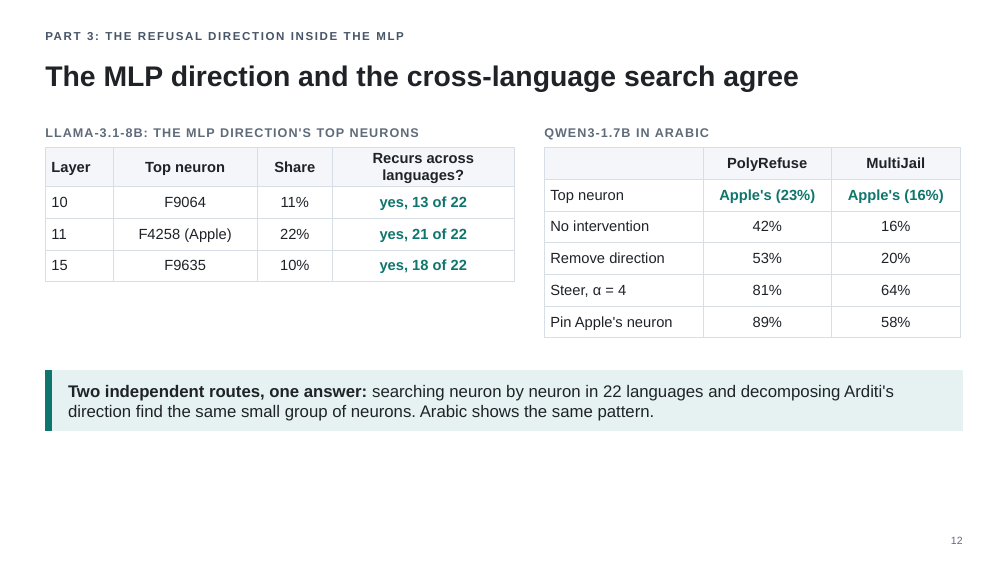
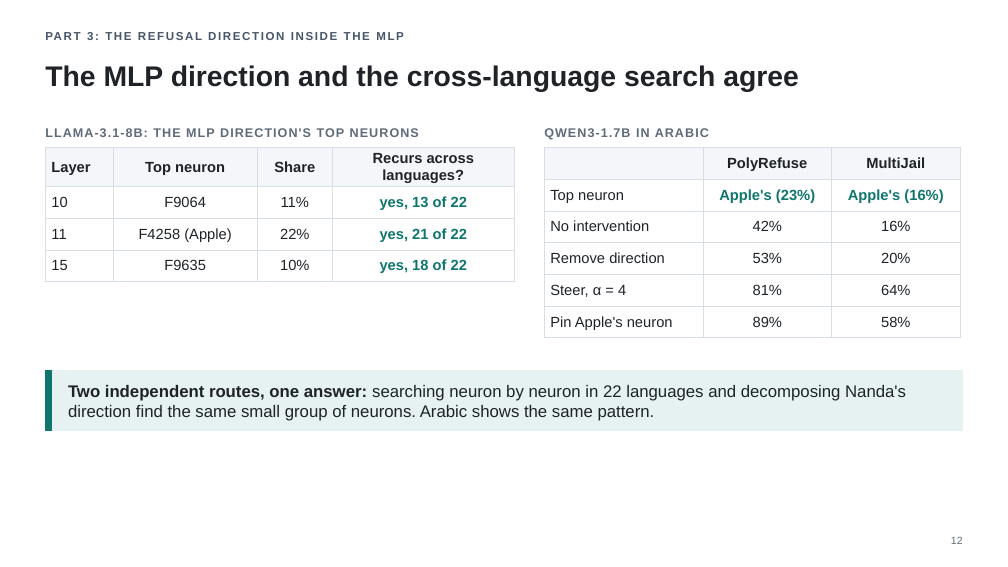
Before and after one commit to fjoad/refusal-neurons, a slide deck: slide 12 of slides/refusal_neurons_2026-11-05.pptx. Drawn at 1008x567 pixels with LibreOffice and Linux fonts; fonts in the diff are those of the drawing. Boxes give left, top, right and bottom in pixels: in the first picture for what was removed or moved away, otherwise in the second. Text is boxed around its words. In the diff, an @@ line names an element or a change of style, - is before the commit and + after.

```diff
--- a/slides/refusal_neurons_2026-11-05.pptx
+++ b/slides/refusal_neurons_2026-11-05.pptx
@@ text at (x1=68, y1=385, x2=906, y2=421): text changed @@
-Two independent routes, one answer: searching neuron by neuron in 22 languages and decomposing Arditi's direction find the same small group of neurons. Arabic shows the same pattern.
+Two independent routes, one answer: searching neuron by neuron in 22 languages and decomposing Nanda's direction find the same small group of neurons. Arabic shows the same pattern.
```
Also in this commit, not shown: 6 other slides changed, 2 other files.
